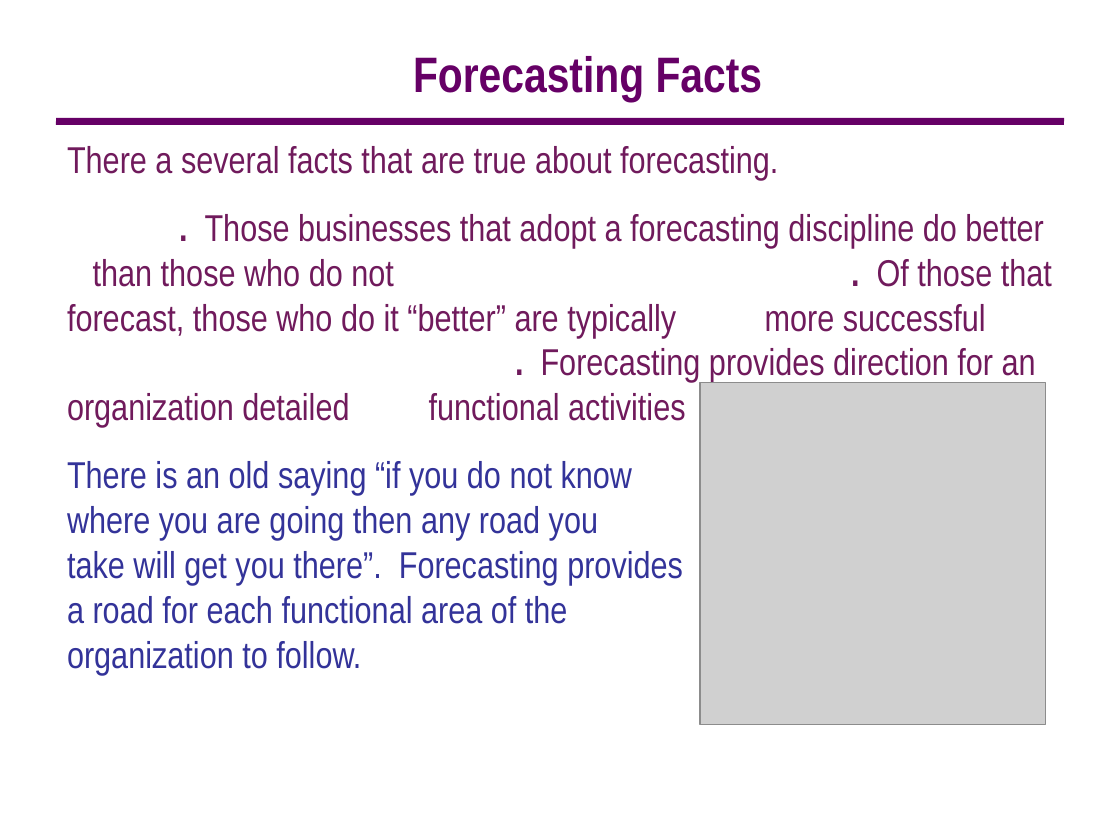
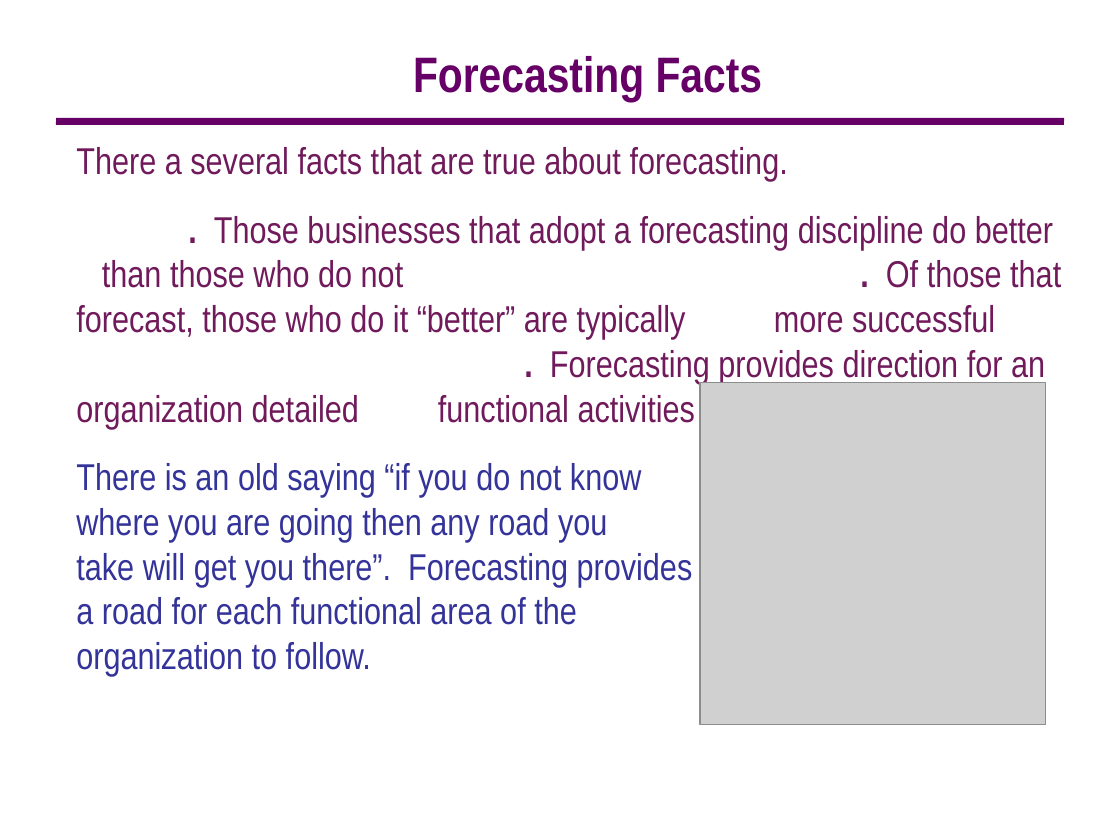
Before and after one commit to 15110132/MachineLearning-15110132_15110044-, a slide deck: slide 7 of Documents/MachineLearning.ppt (slide 6 before the commit). Drawn at 1120x840 pixels with LibreOffice and Linux fonts; fonts in the diff are those of the drawing; grey boxes stand for pictures; background and template pictures are left out. Boxes give left, top, right and bottom in pixels: in the first picture for what was removed or moved away, otherwise in the second. Text is boxed around its words. In the diff, an @@ line names an element or a change of style, - is before the commit and + after.

```diff
--- a/Documents/MachineLearning.ppt
+++ b/Documents/MachineLearning.ppt
@@ text "There a several facts that ...": place and size @@
-text "There a several facts that ..." at (67,146,1052,675)
+text "There a several facts that ..." at (76,147,1061,676)
```
Also in this commit, not shown: 7 other slides changed, 10 slides added.
